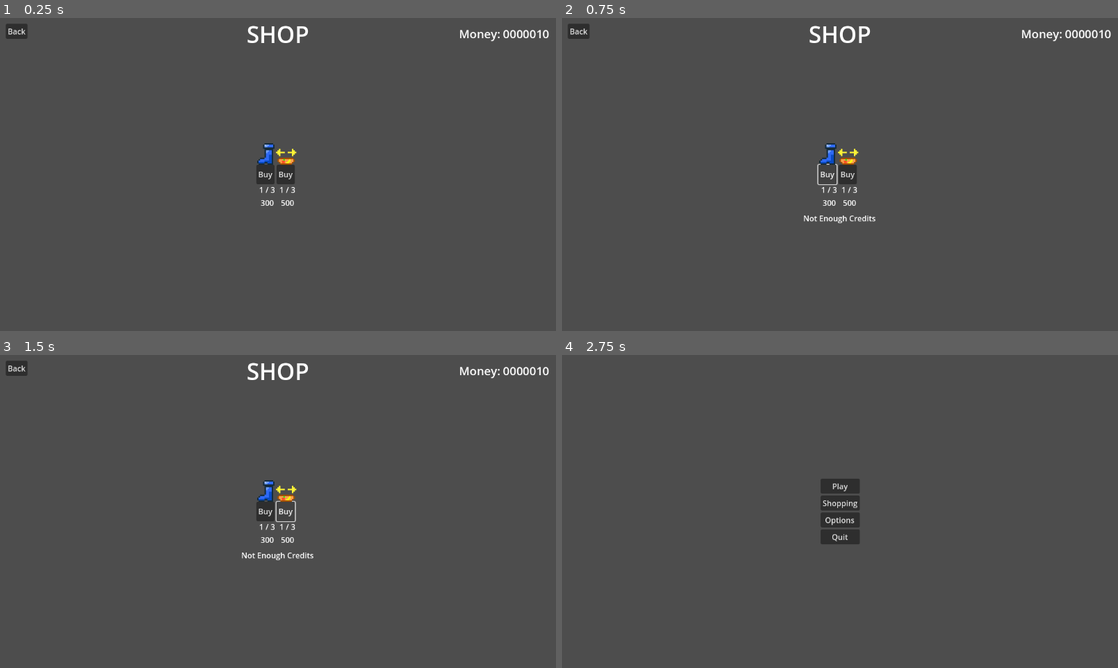
Above: before the commit, frames 1-4 (two rows, left to right).
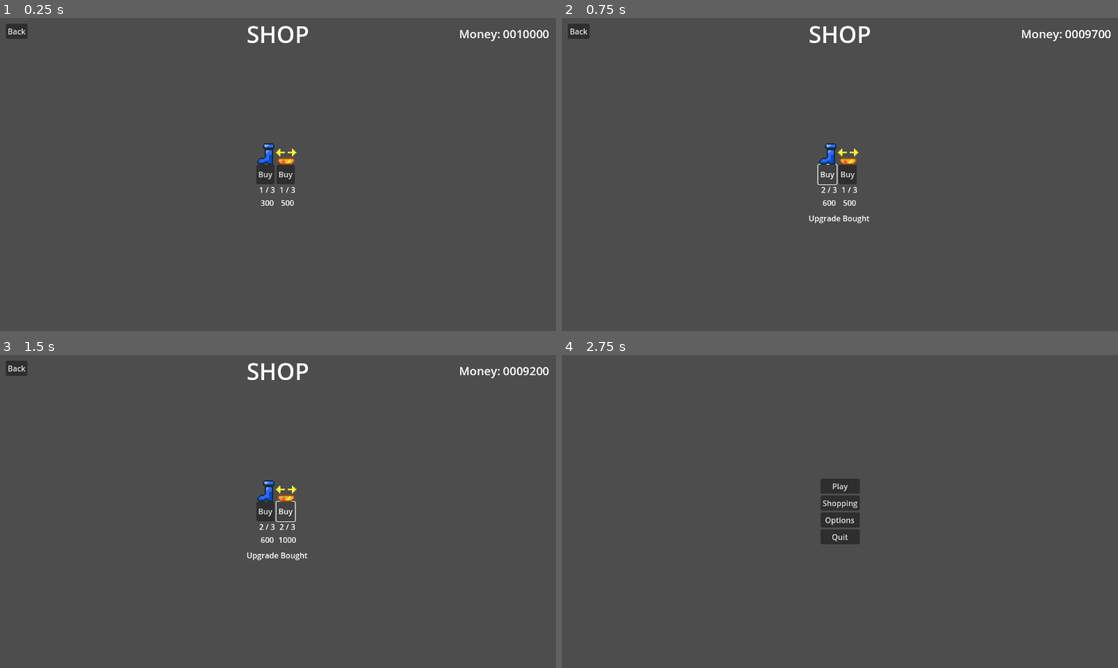
Above: after the commit, the same moments.

Repository: guilhermeSciascio00/FruitDrop
Game: Godot game, scene res://Scenes/shop.tscn
Same seed, same stepped clock (60 frames per second), same inputs: the game is played once before the commit and once after it. This scene is started directly instead of the project's main scene. The engine's default icon, where the game draws it, is replaced by a stand-in: a white triangle on a blue panel in a dark square.
Inputs:
- Up to frame 1 (0.25 s): no input
- Up to frame 2 (0.75 s): click "Buy" at 0.5 s
- Up to frame 3 (1.5 s): click "Buy" at 1.25 s
- Up to frame 4 (2.75 s): click "Back" at 2 s

The runs differ from the first frame. In frame 1, less than 0.1% of the frame differs, in the area x 93-98%, y 3-7%; in frame 2, 0.2%; in frame 3, 0.3%, in the area x 43-98%, y 3-66%; in frame 4, nothing differs.

Commit message:
Purchase Bug Fix
The bug related to the purchase process is fixed. Now it's possible to buy the upgrade 3 times, before it was only possible
twice, however the maximun cap is 3, so it should be able to buy it 3x times(1,2,3) and not (1,2) only

Diff:
--- a/fruit-drop/Scripts/currency_manager.gd
+++ b/fruit-drop/Scripts/currency_manager.gd
@@ -2,7 +2,7 @@
 
 var current_score : int = 0
 var high_score : int = 0
-var money_amount : int = 10
+var money_amount : int = 10000
 
 const MAX_SCORE_CAP : int = 500
 
--- a/fruit-drop/Scripts/shop_upgrades.gd
+++ b/fruit-drop/Scripts/shop_upgrades.gd
@@ -11,6 +11,10 @@
 
 @onready var purchase_feedback: RichTextLabel = $ShopUI/PurchaseFeedback
 
+@onready var speed_btn: Button = $ShopUI/UpgradesBTN/SpeedBtn
+@onready var size_btn: Button = $ShopUI/UpgradesBTN/SizeBtn
+
+
 func _ready() -> void:
 	update_visual_money()
 	update_tag_info()
@@ -20,12 +24,14 @@
 	update_visual_money()
 	update_tag_info()
 	display_purchase_feedback()
+	disabled_upgrade_button(UpgradeManager.Upgrades.SPEED)
 
 func _on_size_btn_pressed() -> void:
 	purchase_feedback.text = UpgradeManager.buy_upgrade(UpgradeManager.Upgrades.BOWLSIZE)
 	update_visual_money()
 	update_tag_info()
 	display_purchase_feedback()
+	disabled_upgrade_button(UpgradeManager.Upgrades.BOWLSIZE)
 
 func _on_menu_btn_pressed() -> void:
 	get_tree().change_scene_to_packed(SceneManager.main_menu_scene)
@@ -35,9 +41,9 @@
 
 func update_tag_info() -> void:
 	#Level Update
-	speed_level.text = "%s / %s" %[str(UpgradeManager.get_upgrade_level(UpgradeManager.Upgrades.SPEED)), str(UpgradeManager.MAX_LEVEL_CAP)]
+	speed_level.text = "%s / %s" %[str(clamp(UpgradeManager.get_upgrade_level(UpgradeManager.Upgrades.SPEED),0, UpgradeManager.MAX_LEVEL_CAP - 1)), str(UpgradeManager.MAX_LEVEL_CAP - 1)]
 
-	size_level.text = "%s / %s" % [str(UpgradeManager.get_upgrade_level(UpgradeManager.Upgrades.BOWLSIZE)), str(UpgradeManager.MAX_LEVEL_CAP)]
+	size_level.text = "%s / %s" % [str(clamp(UpgradeManager.get_upgrade_level(UpgradeManager.Upgrades.BOWLSIZE),0, UpgradeManager.MAX_LEVEL_CAP - 1)), str(UpgradeManager.MAX_LEVEL_CAP - 1)]
 
 	#Price Update
 	speed_price.text = "%s" % str(UpgradeManager.get_upgrade_price(UpgradeManager.Upgrades.SPEED))
@@ -48,3 +54,13 @@
 	purchase_feedback.visible = true
 	await get_tree().create_timer(.5).timeout
 	purchase_feedback.visible = false
+
+func disabled_upgrade_button(upgrade : UpgradeManager.Upgrades) -> void:
+	if UpgradeManager.is_upgrade_maxed(upgrade):
+		match(upgrade):
+			UpgradeManager.Upgrades.SPEED:
+				speed_btn.disabled = true
+				speed_price.text = "MAX"
+			UpgradeManager.Upgrades.BOWLSIZE:
+				size_btn.disabled = true
+				size_price.text = "MAX"
--- a/fruit-drop/Scripts/upgrade_manager.gd
+++ b/fruit-drop/Scripts/upgrade_manager.gd
@@ -7,14 +7,13 @@
 
 var upgrade_speed_level : int = 0
 var upgrade_size_level : int = 0
-const MAX_LEVEL_CAP : int = 3
+const MAX_LEVEL_CAP : int = 4
 
 var upgrades_info : Dictionary = {
 	# name - price
 	Upgrades.SPEED : {"Price" : 300, "HasBoughtIt" : false, "Level":1},
 	Upgrades.BOWLSIZE : {"Price" : 500, "HasBoughtIt" : false, "Level":1},
 	}
-
 
 func has_enough_credits(currentMoney : float, upgrade : Upgrades) -> bool:
 	return currentMoney >= upgrades_info[upgrade]["Price"]
@@ -56,3 +55,6 @@
 
 func get_upgrade_price(upgrade : Upgrades) -> int:
 	return upgrades_info[upgrade]["Price"]
+
+func is_upgrade_maxed(upgrade : Upgrades) -> bool:
+	return upgrades_info[upgrade]["Level"] >= MAX_LEVEL_CAP
